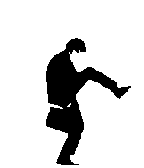
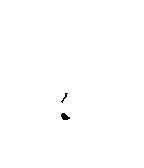
Comparing the layer stacks of the two 144px x 168px images. Changes:
added layer "Overlaps" above "11.png" over [61, 93, 70, 120]
hid "03.png" over [46, 38, 131, 165]
